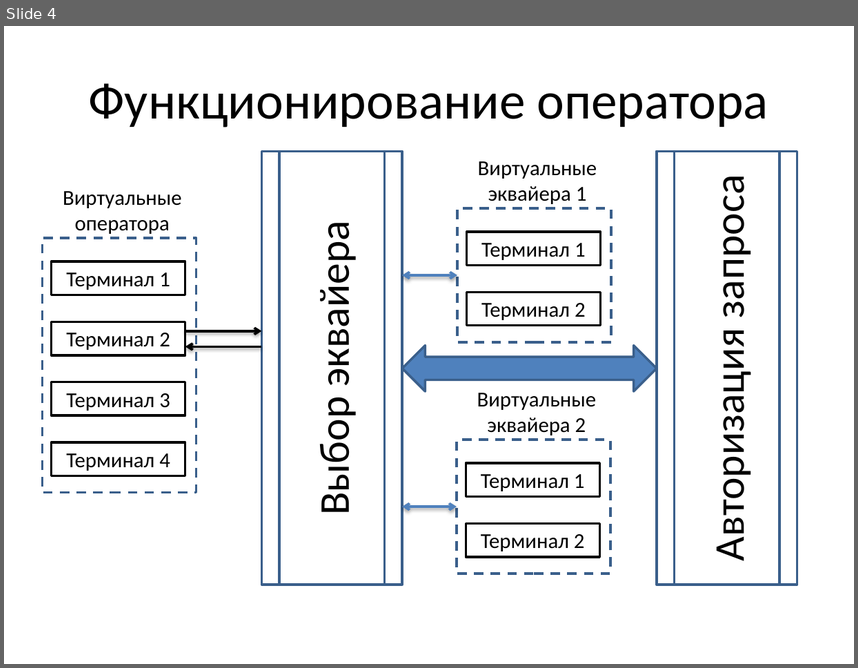
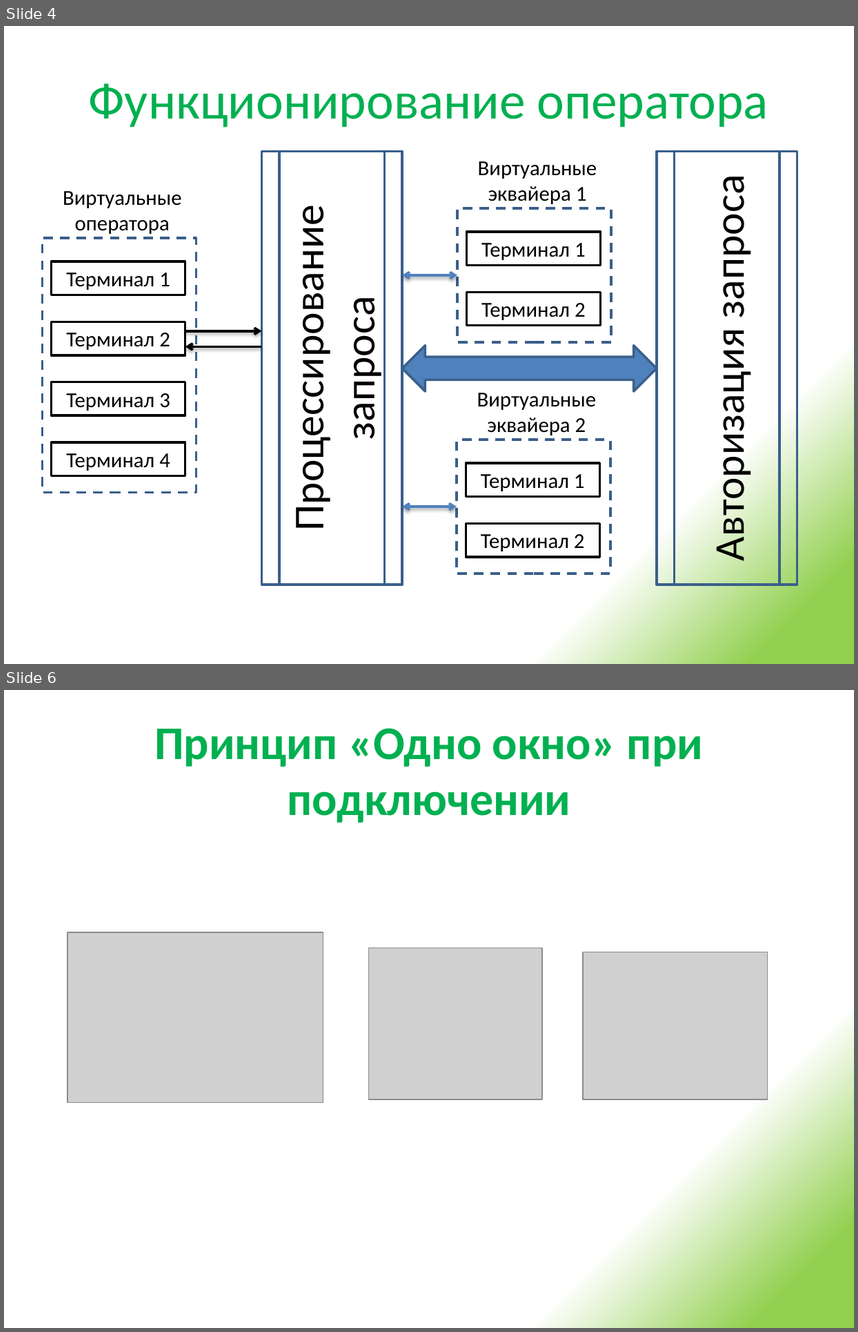
Before and after one commit to urgal/scft, a slide deck: Docs/Презентация решения.pptx. Shown one above the other, each under a label of ours: slide 4 before the commit, slides 4 and 6 after it; the slides between them are not shown. The pictures are 858x668 and 858x1332 pixels, drawn with LibreOffice and Linux fonts; fonts in the diff are those of the drawing; grey boxes stand for pictures. Boxes give left, top, right and bottom in pixels: in the first picture for what was removed or moved away, otherwise in the second. Text is boxed around its words. In the diff, an @@ line names an element or a change of style, - is before the commit and + after.

```diff
--- a/Docs/Презентация решения.pptx
+++ b/Docs/Презентация решения.pptx
@@ slide 6 added at [4,690,854,1328], background gradient #92D050 to #FFFFFF @@
@@ title added at [154,728,703,822], 39.6 pt, text #00B050, bold @@
+Принцип «Одно окно» при подключении
@@ picture added at [67,932,323,1103] @@
@@ picture added at [369,947,542,1099] @@
@@ picture added at [583,952,767,1099] @@
@@ slide 4 changed as well @@
@@ background #FFFFFF to gradient #92D050 to #FFFFFF @@
@@ title "Функционирование оператора" at [89,83,769,127]: text colour #000000 to #00B050 @@
@@ text in flow chart predefined process at [283,237,386,520]: text changed @@
-Выбор эквайера
+Процессирование
+запроса
```
Also in this commit, not shown: 3 other slides changed, 4 other slides added, 6 other files.
